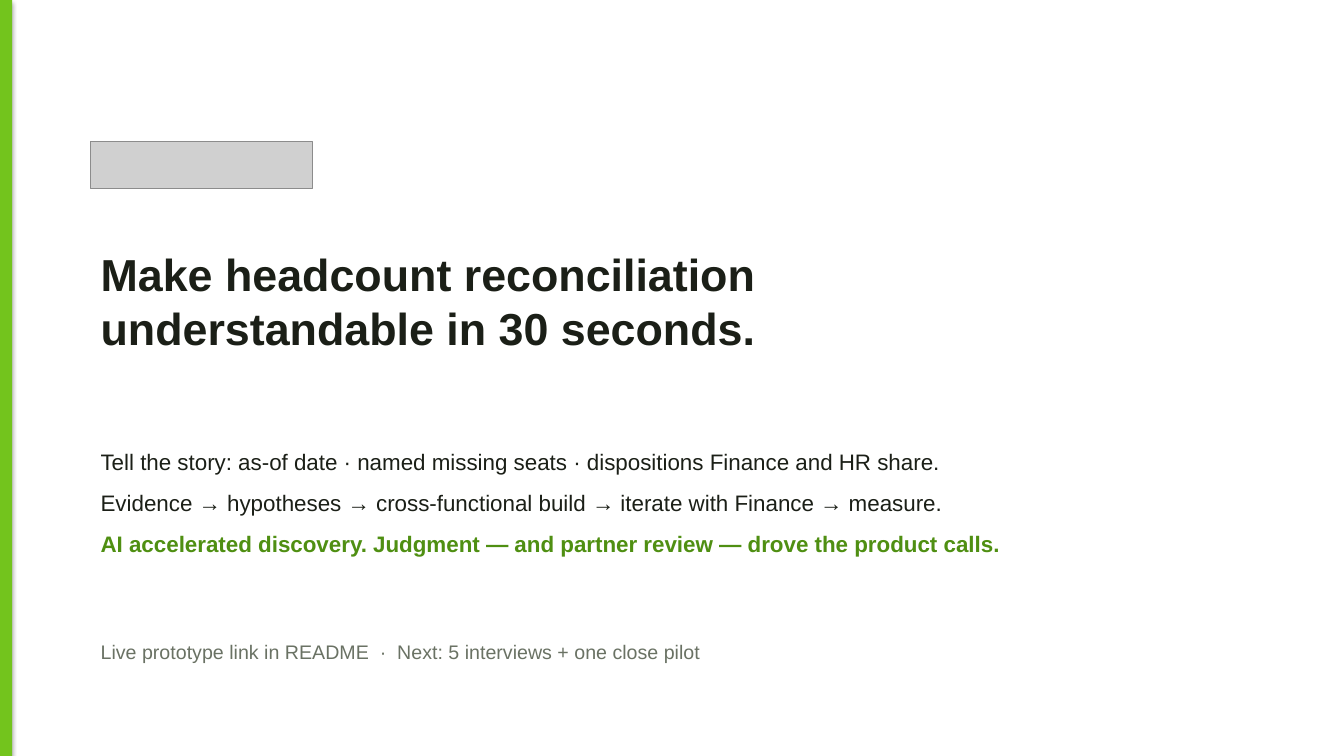
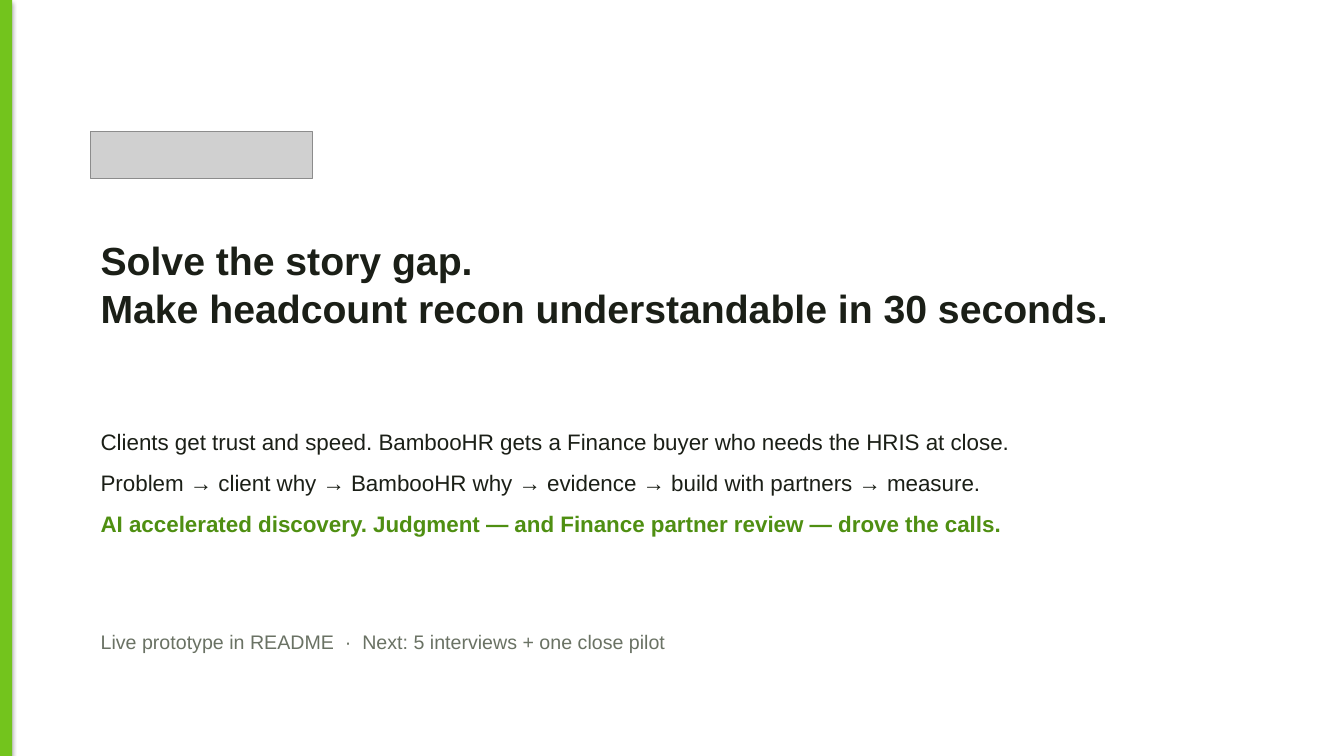
Before and after one commit to Brigdawg/Headcount-Reconciliation, a slide deck: slide 14 of deck/Headcount_Control_Tower_Case_Study.pptx (slide 13 before the commit). Drawn at 1344x756 pixels with LibreOffice and Linux fonts; fonts in the diff are those of the drawing; grey boxes stand for pictures. Boxes give left, top, right and bottom in pixels: in the first picture for what was removed or moved away, otherwise in the second. Text is boxed around its words. In the diff, an @@ line names an element or a change of style, - is before the commit and + after.

Commit message:
Strengthen deck around the problem, client value, and BambooHR value.
Add scrubbed “current spreadsheet” slide, clearer cross-functional process, and market stats focused on HR–Finance cohesion and recon time.

```diff
--- a/deck/Headcount_Control_Tower_Case_Study.pptx
+++ b/deck/Headcount_Control_Tower_Case_Study.pptx
@@ picture: place and size @@
-picture at <box>91,141,313,189</box>
+picture at <box>91,131,313,178</box>
@@ text at <box>101,246,1108,324</box>: text changed; size 32 to 28 pt @@
-Make headcount reconciliation
-understandable in 30 seconds.
+Solve the story gap.
+Make headcount recon understandable in 30 seconds.
@@ text at <box>101,433,1009,537</box>: text changed @@
-Tell the story: as-of date · named missing seats · dispositions Finance and HR share.
-Evidence → hypotheses → cross-functional build → iterate with Finance → measure.
-AI accelerated discovery. Judgment — and partner review — drove the product calls.
+Clients get trust and speed. BambooHR gets a Finance buyer who needs the HRIS at close.
+Problem → client why → BambooHR why → evidence → build with partners → measure.
+AI accelerated discovery. Judgment — and Finance partner review — drove the calls.
@@ text at <box>101,635,665,653</box>: text changed @@
-Live prototype link in README · Next: 5 interviews + one close pilot
+Live prototype in README · Next: 5 interviews + one close pilot
```
Also in this commit, not shown: 8 other slides changed, 5 slides added, 4 slides removed, 3 other files.
